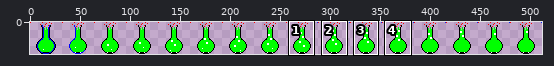
Sprite sheet -- LabyrinthContent/Sprites/flask.png. The first picture is a wide view before the edit; the outline marks the close-up.
Close-up. First the earlier version:
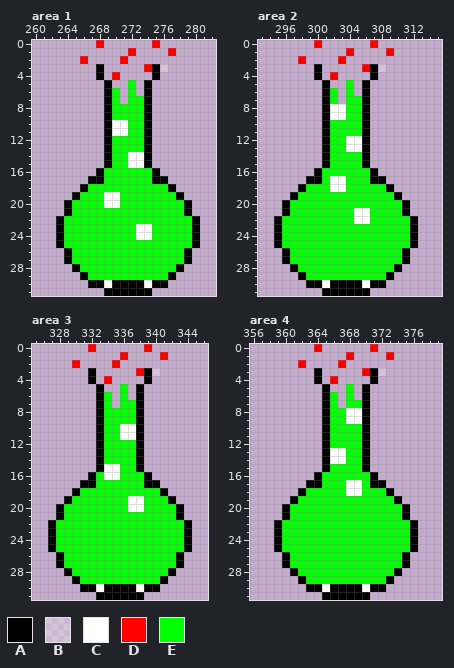
The file is 512x32 pixels. Pixels under 10% opacity are left out. Colours within 5 levels of each other are drawn and written as one. Shown: area 1: x 260..282, y 0..31; area 2: x 293..315, y 0..31; area 3: x 325..346, y 0..31; area 4: x 356..379, y 0..31. The commit also changed other parts of the picture, which this record leaves out.
Palette (. is transparent): A #000000  B #ffffff49  C #ffffff  D #ff0000  E #00ff00
Pixels before, area 1, first column x 263:
 0 .....D......D.....
 1 .........D....D...
 2 ...D....D.........
 3 .....A.....DAB....
 4 .....A.D....A.....
 5 ......A..E.A......
 6 ......AE.E.A......
 7 ......AE.EEA......
 8 ......AEEEEA......
 9 ......AEEEEA......
10 ......ACCEEA......
11 ......ACCEEA......
12 ......AEEEEA......
13 ......AEEEEA......
14 ......AEECCA......
15 ......AEECCA......
16 .....AEEEEEEA.....
17 ....AAEEEEEEAA....
18 ...AEEEEEEEEEEA...
19 ..AEEECCEEEEEEEA..
20 .AEEEECCEEEEEEEEA.
21 .AEEEEEEEEEEEEEEA.
22 AEEEEEEEEEEEEEEEEA
23 AEEEEEEEEECCEEEEEA
24 AEEEEEEEEECCEEEEEA
25 AEEEEEEEEEEEEEEEEA
26 .AEEEEEEEEEEEEEEA.
27 .AEEEEEEEEEEEEEEA.
28 ..AEEEEEEEEEEEEA..
29 ...AEEEEEEEEEEA...
30 ....AACAAAACAA....
31 ......AAAAAA......
Pixels before, area 2, first column x 295:
 0 .....D......D.....
 1 .........D....D...
 2 ...D....D.........
 3 .....A.....DAB....
 4 .....A.D....A.....
 5 ......A..E.A......
 6 ......AE.E.A......
 7 ......AE.EEA......
 8 ......ACCEEA......
 9 ......ACCEEA......
10 ......AEEEEA......
11 ......AEEEEA......
12 ......AEECCA......
13 ......AEECCA......
14 ......AEEEEA......
15 ......AEEEEA......
16 .....AEEEEEEA.....
17 ....AAECCEEEAA....
18 ...AEEECCEEEEEA...
19 ..AEEEEEEEEEEEEA..
20 .AEEEEEEEEEEEEEEA.
21 .AEEEEEEEECCEEEEA.
22 AEEEEEEEEECCEEEEEA
23 AEEEEEEEEEEEEEEEEA
24 AEEEEEEEEEEEEEEEEA
25 AEEEEEEEEEEEEEEEEA
26 .AEEEEEEEEEEEEEEA.
27 .AEEEEEEEEEEEEEEA.
28 ..AEEEEEEEEEEEEA..
29 ...AEEEEEEEEEEA...
30 ....AACAAAACAA....
31 ......AAAAAA......
Pixels before, area 3, first column x 327:
 0 .....D......D.....
 1 .........D....D...
 2 ...D....D.........
 3 .....A.....DAB....
 4 .....A.D....A.....
 5 ......A..E.A......
 6 ......AE.E.A......
 7 ......AE.EEA......
 8 ......AEEEEA......
 9 ......AEEEEA......
10 ......AEECCA......
11 ......AEECCA......
12 ......AEEEEA......
13 ......AEEEEA......
14 ......AEEEEA......
15 ......ACCEEA......
16 .....AECCEEEA.....
17 ....AAEEEEEEAA....
18 ...AEEEEEEEEEEA...
19 ..AEEEEEEECCEEEA..
20 .AEEEEEEEECCEEEEA.
21 .AEEEEEEEEEEEEEEA.
22 AEEEEEEEEEEEEEEEEA
23 AEEEEEEEEEEEEEEEEA
24 AEEEEEEEEEEEEEEEEA
25 AEEEEEEEEEEEEEEEEA
26 .AEEEEEEEEEEEEEEA.
27 .AEEEEEEEEEEEEEEA.
28 ..AEEEEEEEEEEEEA..
29 ...AEEEEEEEEEEA...
30 ....AACAAAACAA....
31 ......AAAAAA......
Pixels before, area 4, first column x 359:
 0 .....D......D.....
 1 .........D....D...
 2 ...D....D.........
 3 .....A.....DAB....
 4 .....A.D....A.....
 5 ......A..E.A......
 6 ......AE.E.A......
 7 ......AE.EEA......
 8 ......AEECCA......
 9 ......AEECCA......
10 ......AEEEEA......
11 ......AEEEEA......
12 ......AEEEEA......
13 ......ACCEEA......
14 ......ACCEEA......
15 ......AEEEEA......
16 .....AEEEEEEA.....
17 ....AAEEECCEAA....
18 ...AEEEEECCEEEA...
19 ..AEEEEEEEEEEEEA..
20 .AEEEEEEEEEEEEEEA.
21 .AEEEEEEEEEEEEEEA.
22 AEEEEEEEEEEEEEEEEA
23 AEEEEEEEEEEEEEEEEA
24 AEEEEEEEEEEEEEEEEA
25 AEEEEEEEEEEEEEEEEA
26 .AEEEEEEEEEEEEEEA.
27 .AEEEEEEEEEEEEEEA.
28 ..AEEEEEEEEEEEEA..
29 ...AEEEEEEEEEEA...
30 ....AACAAAACAA....
31 ......AAAAAA......
New version:
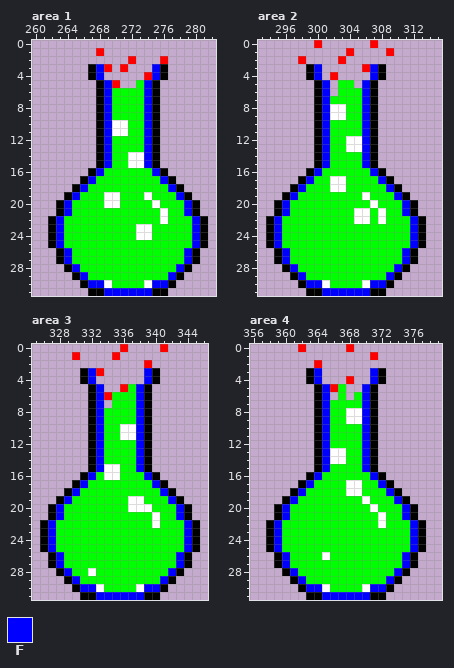
Colours new in this view: F #0000ff
Edits made:
Changed rows in their new state; - is an unchanged pixel.
Area 1:
first column x 262:
 0 ------.------.------
 1 ------D---.----.----
 2 ----.----.D---D-----
 3 -----AFD-D--.FA-----
 4 -----AF-.---DFA-----
 5 ------AFD-.EFA------
 6 ------AF-E-EFA------
 7 ------AF-E--FA------
 8 ------AF----FA------
 9 ------AF----FA------
10 ------AF----FA------
11 ------AF----FA------
12 ------AF----FA------
13 ------AF----FA------
14 ------AF----FA------
15 ------AF----FA------
16 -----AF------FA-----
17 ----AFE------EFA----
18 ---AF----------FA---
19 --AF--------C---FA--
20 -AF----------C---FA-
21 -AF-----------C--FA-
22 AF------------C---FA
23 AF----------------FA
24 AF----------------FA
25 AF----------------FA
26 -AF--------------FA-
27 -AF--------------FA-
28 --AF------------FA--
29 ---AF----------FA---
30 ----AFF-EEEE-FFA----
31 -----AAFFFFFFAA-----
Area 2:
first column x 294:
 3 -----AF------FA-----
 4 -----AF------FA-----
 5 ------AF-E--FA------
 6 ------AF.E-EFA------
 7 ------AF-E--FA------
 8 ------AF----FA------
 9 ------AF----FA------
10 ------AF----FA------
11 ------AF----FA------
12 ------AF----FA------
13 ------AF----FA------
14 ------AF----FA------
15 ------AF----FA------
16 -----AF------FA-----
17 ----AFE------EFA----
18 ---AF----------FA---
19 --AF--------C---FA--
20 -AF----------C---FA-
21 -AF-----------C--FA-
22 AF------------C---FA
23 AF----------------FA
24 AF----------------FA
25 AF----------------FA
26 -AF--------------FA-
27 -AF--------------FA-
28 --AF------------FA--
29 ---AF----------FA---
30 ----AFF-EEEE-FFA----
31 -----AAFFFFFFAA-----
Area 3:
first column x 326:
 0 ------.---D--.-D----
 1 ----D----D.----.----
 2 ----.----.---D------
 3 -----AFD----.FA-----
 4 -----AF-.----FA-----
 5 ------AF--DEFA------
 6 ------AFDE-EFA------
 7 ------AF.E--FA------
 8 ------AF----FA------
 9 ------AF----FA------
10 ------AF----FA------
11 ------AF----FA------
12 ------AF----FA------
13 ------AF----FA------
14 ------AF----FA------
15 ------AF----FA------
16 -----AF------FA-----
17 ----AFE------EFA----
18 ---AF----------FA---
19 --AF------------FA--
20 -AF----------C---FA-
21 -AF-----------C--FA-
22 AF------------C---FA
23 AF----------------FA
24 AF----------------FA
25 AF----------------FA
26 -AF--------------FA-
27 -AF--------------FA-
28 --AF--C---------FA--
29 ---AF----------FA---
30 ----AFF-EEEE-FFA----
31 -----AAFFFFFFAA-----
Area 4:
first column x 358:
 0 ----D-.---D--.------
 1 ----------.--D-.----
 2 ----.-D--.----------
 3 -----AF-----.FA-----
 4 -----AF-.-D--FA-----
 5 ------AFDE.-FA------
 6 ------AF.E.EFA------
 7 ------AF-E--FA------
 8 ------AF----FA------
 9 ------AF----FA------
10 ------AF----FA------
11 ------AF----FA------
12 ------AF----FA------
13 ------AF----FA------
14 ------AF----FA------
15 ------AF----FA------
16 -----AF------FA-----
17 ----AFE------EFA----
18 ---AF----------FA---
19 --AF--------C---FA--
20 -AF----------C---FA-
21 -AF-----------C--FA-
22 AF------------C---FA
23 AF----------------FA
24 AF----------------FA
25 AF----------------FA
26 -AF----C---------FA-
27 -AF--------------FA-
28 --AF------------FA--
29 ---AF----------FA---
30 ----AFF-EEEE-FFA----
31 -----AAFFFFFFAA-----
Boxes around the changes in both close-ups, in picture pixels (x1, y1, x2, y2):
changed: (48, 40, 208, 296)
changed: (266, 64, 426, 296)
changed: (40, 344, 200, 600)
changed: (266, 344, 426, 600)
